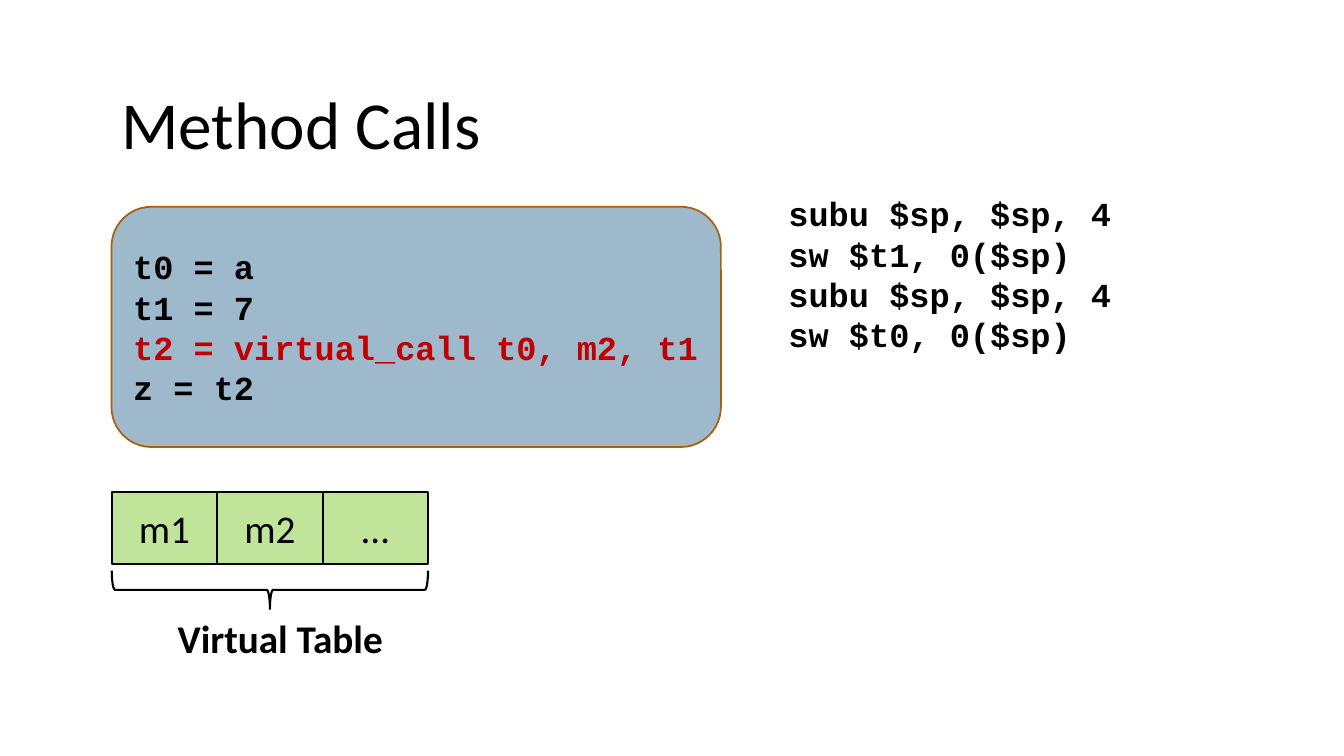
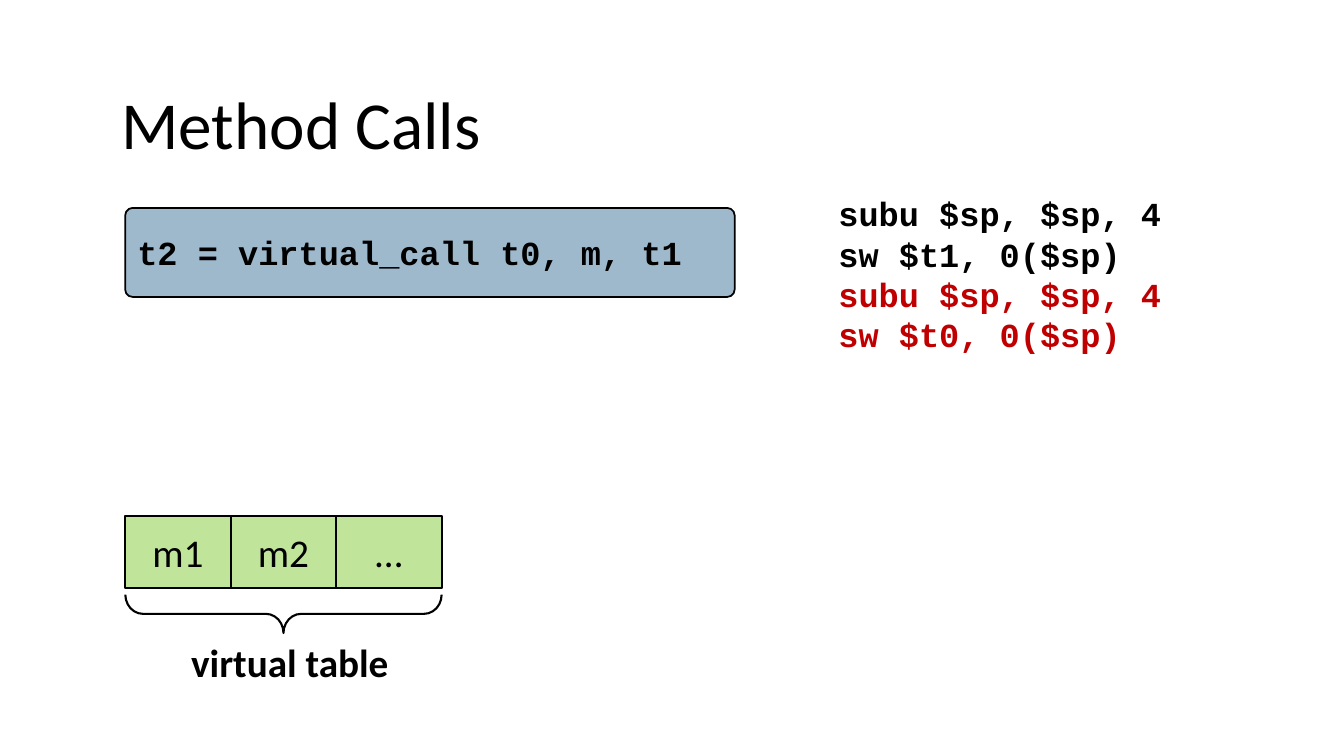
Before and after one commit to nivshani/compilation, a slide deck: slide 94 of slides/codegen.pptx (slide 93 before the commit). Drawn at 1344x756 pixels with LibreOffice and Linux fonts; fonts in the diff are those of the drawing. Boxes give left, top, right and bottom in pixels: in the first picture for what was removed or moved away, otherwise in the second. Text is boxed around its words. In the diff, an @@ line names an element or a change of style, - is before the commit and + after.

```diff
--- a/slides/codegen.pptx
+++ b/slides/codegen.pptx
@@ rounded rectangle "t2 = virtual_call t0, m, ...": place and size @@
-rounded rectangle "t2 = virtual_call t0, m, ..." at [112, 207, 722, 447]
+rounded rectangle "t2 = virtual_call t0, m, ..." at [125, 208, 735, 296]
@@ rounded rectangle "t2 = virtual_call t0, m, ..." at [125, 208, 735, 296]: outline #A9610D 1.25 pt to #000000 1.25 pt; proportions changed @@
@@ text "subu $sp, $sp, 4": place and size @@
-text "subu $sp, $sp, 4" at [788, 202, 1111, 354]
+text "subu $sp, $sp, 4" at [838, 202, 1161, 354]
@@ text in rounded rectangle at [137, 241, 681, 271]: text changed; text colour #C00000 to #000000 @@
-t0 = a
-t1 = 7
-t2 = virtual_call t0, m2, t1
-z = t2
+t2 = virtual_call t0, m, t1
@@ text at [838, 283, 1161, 354]: text colour #000000 to #C00000 in "subu $sp, $sp, 4", "sw $t0, 0($sp)" @@
@@ 3 rectangles, 1 left brace: place and size @@
-3 rectangles, 1 left brace at [112, 492, 429, 609]
+3 rectangles, 1 left brace at [125, 516, 443, 633]
@@ left brace at [125, 595, 442, 633]: proportions changed @@
@@ text at [191, 649, 389, 678]: text changed @@
-Virtual Table
+virtual table
```
Also in this commit, not shown: 17 other slides changed, 5 slides added, 1 other file.
